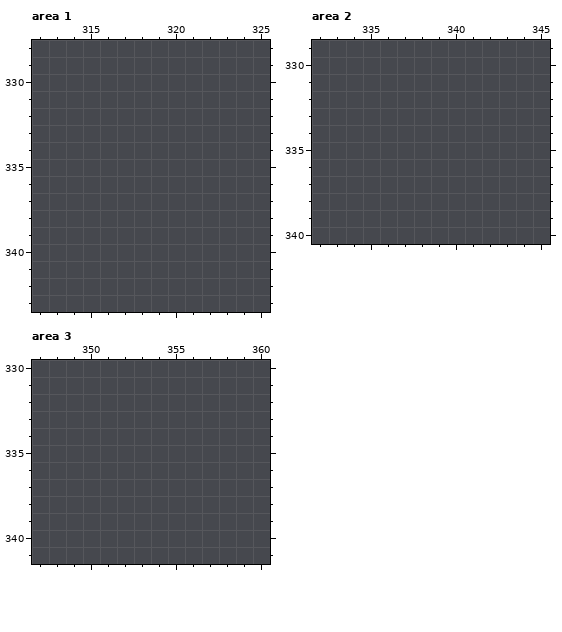
Two states of a pixel-art file, Assets/Art/Content.aseprite. This is how it looked before the edit.
512x512 pixels, 1 frame. Colours within 5 levels of each other are drawn and written as one. Shown: area 1: x 312..325, y 328..343; area 2: x 332..345, y 329..340; area 3: x 347..360, y 330..341. The commit also changed other parts of the picture, which this record leaves out.
The result:
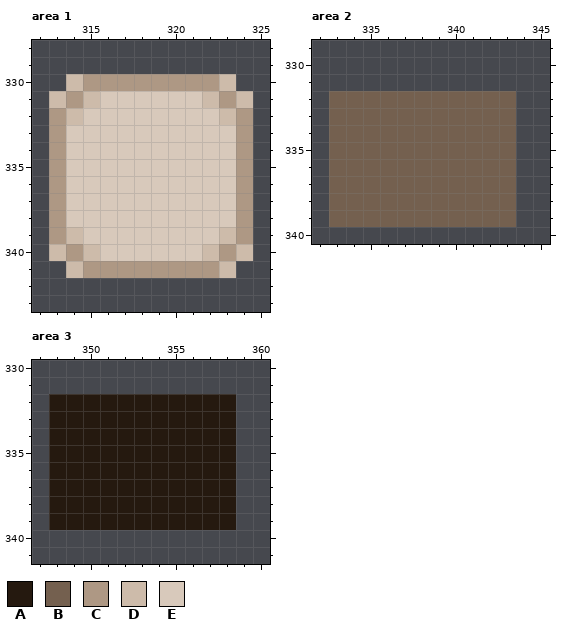
Palette (. is transparent): A #25190f  B #74604f  C #ae9884  D #cdbbaa  E #d8c9bb
Edits made:
Area 1, layer "Layer 37":
y 330: x 314..323 .......... -> DCCCCCCCCD
y 331: x 313..324 ............ -> DCDEEEEEEDCD
y 332: x 313..324 ............ -> CDEEEEEEEEDC
y 333..338: x 313..324 ............ -> CEEEEEEEEEEC
y 339: x 313..324 ............ -> CDEEEEEEEEDC
y 340: x 313..324 ............ -> DCDEEEEEEDCD
y 341: x 314..323 .......... -> DCCCCCCCCD
Area 2, layer "Layer 37":
y 332..339: x 333..343 ........... -> BBBBBBBBBBB
Area 3, layer "Layer 37":
y 332..339: x 348..358 ........... -> AAAAAAAAAAA
Pixel boxes of the changes (left, top, right, bottom) in both pictures:
added: (49, 74, 253, 278)
added: (329, 91, 516, 227)
added: (49, 394, 236, 530)
